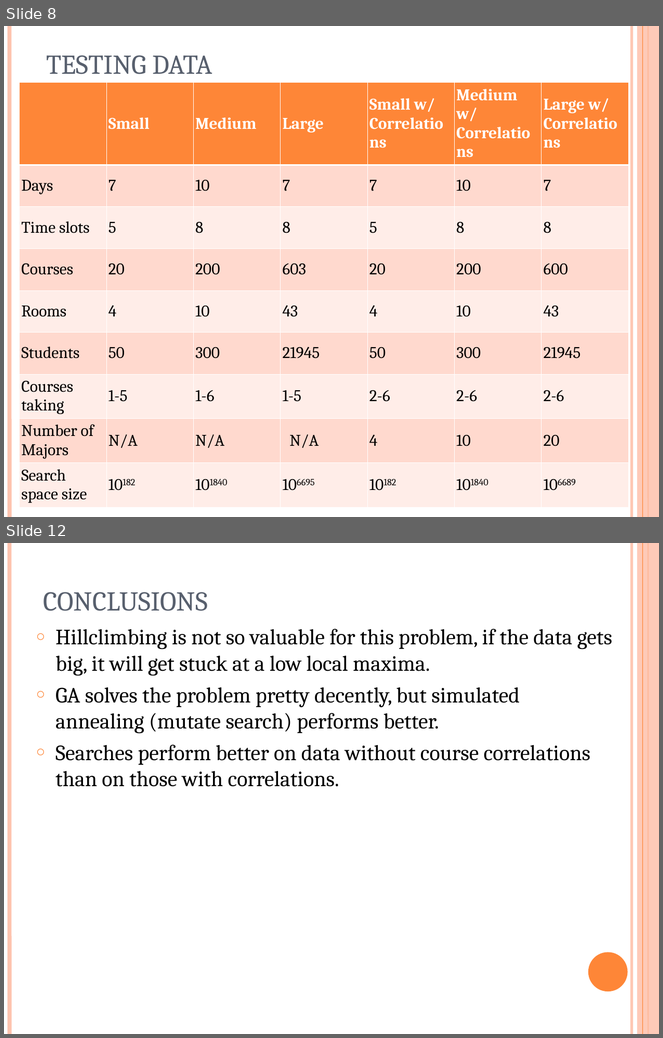
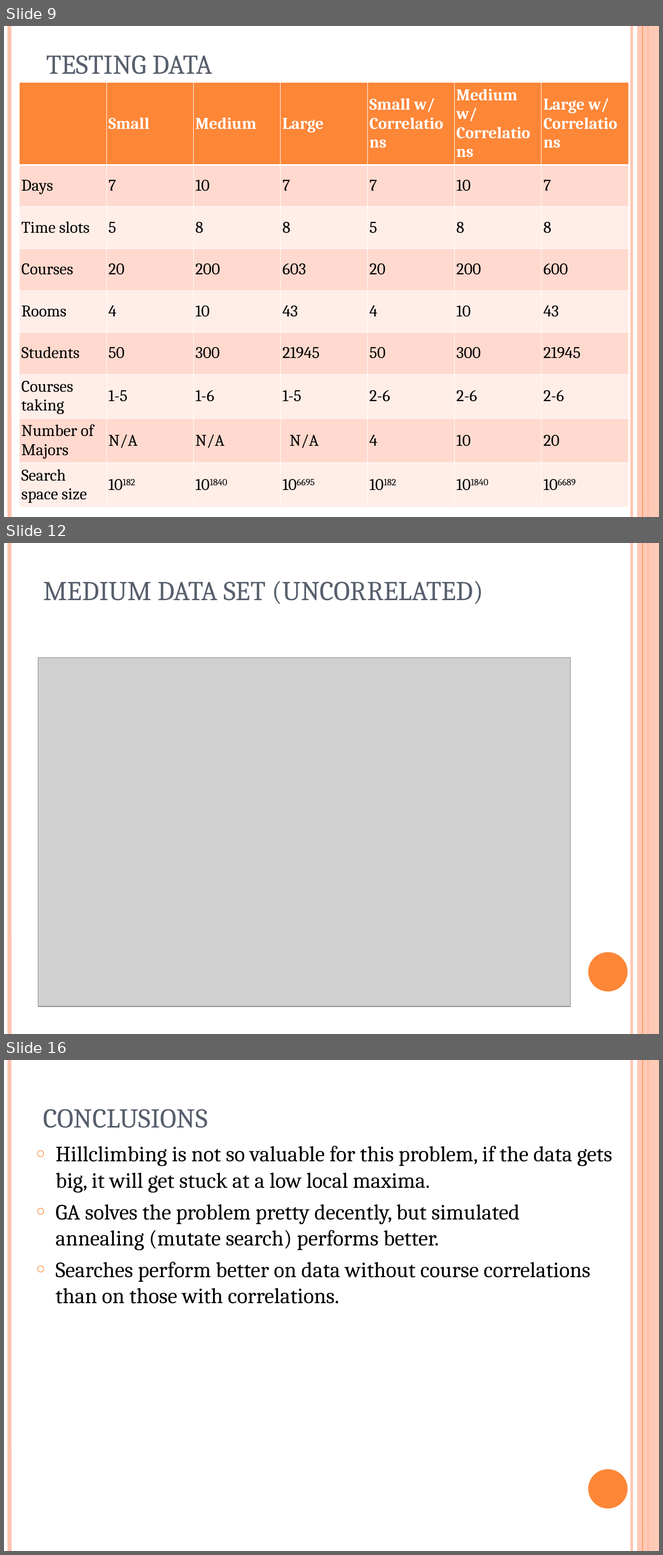
Before and after one commit to putrakoreng/csc384-genetic-algorithms-project, a slide deck: GA_TestBench/Data Files/presentation.ppt. Shown one above the other, each under a label of ours: slides 8 and 12 before the commit, slides 9, 12 and 16 after it; the slides between them are not shown. The pictures are 663x1038 and 663x1555 pixels, drawn with LibreOffice and Linux fonts; fonts in the diff are those of the drawing; grey boxes stand for pictures. Boxes give left, top, right and bottom in pixels: in the first picture for what was removed or moved away, otherwise in the second. Text is boxed around its words. In the diff, an @@ line names an element or a change of style, - is before the commit and + after.

```diff
--- a/GA_TestBench/Data Files/presentation.ppt
+++ b/GA_TestBench/Data Files/presentation.ppt
@@ slide 12 added at (4,543,659,1034), background #FFFFFF; not listed: 6 template elements that a slide beside it also shows @@
@@ title added at (43,581,483,604), 30 pt, text #575F6D @@
+MEDIUM DATA SET (UNCORRELATED)
@@ picture added at (38,657,571,1007) @@
@@ what was slide 8 is now slide 9 @@
@@ what was slide 12 is now slide 16 @@
```
Also in this commit, not shown: 1 slide changed, 6 other slides added, 3 slides removed, 3 other files.
